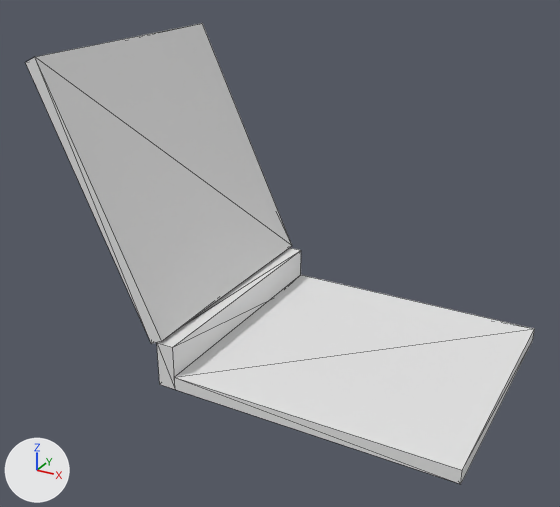
The glTF model src/web/poke-web/public/assets/3d/storage/binder_open.glb as it was, and as the next commit left it.
Before and after are seen from a camera (50 mm lens) standing at (0.43, -0.681, 0.449) and looking at (0.071, -0.027, 0.122). Every picture has the same lights, and +X, +Y and +Z are marked at lower left. The first picture is the older version. Mesh edges are drawn as thin lines. Vertices at exactly the same position are counted once.

In view in the first picture: 'PK_binder_open'.
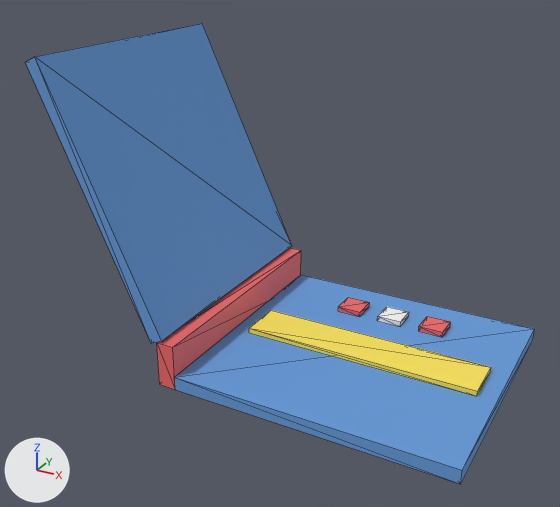
What changed in the scene script:
```text
Add mat_pk_binderwhite:
    mat_pk_binderwhite = principled_material('PK_BinderWhite')
    mat_pk_binderwhite.base_color = (0.92, 0.92, 0.92)  # white #f6f6f6
    mat_pk_binderwhite.roughness = 0.6
Add mat_pk_binderred:
    mat_pk_binderred = principled_material('PK_BinderRed')
    mat_pk_binderred.base_color = (0.85, 0.14, 0.14)  # red #ed6969
    mat_pk_binderred.roughness = 0.6
Add mat_pk_binderyellow:
    mat_pk_binderyellow = principled_material('PK_BinderYellow')
    mat_pk_binderyellow.base_color = (0.98, 0.78, 0.1)  # yellow #fde559
    mat_pk_binderyellow.roughness = 0.6
Add mat_pk_binderblue:
    mat_pk_binderblue = principled_material('PK_BinderBlue')
    mat_pk_binderblue.base_color = (0.13, 0.32, 0.68)  # blue #6599d7
    mat_pk_binderblue.roughness = 0.85
Change me_bo_spine_mesh:
    used by ob_pk_binder_open; location = (0.0, 0.0, 0.025)
    remove me_bo_spine_mesh.from_pydata(...)  # 24 vertices, 36 faces; spans x -0.144..0.31, y -0.14..0.14, z -0.025..0.3
    add me_bo_spine_mesh.from_pydata(...)  # 56 vertices, 84 faces; spans x -0.144..0.31, y -0.14..0.14, z -0.025..0.3
    me_bo_spine_mesh part 1: a new loose piece, a box spanning x 0.096..0.124, y 0.071..0.099, z -0.01..-0.004, in mat_pk_binderred (red #ed6969)
    me_bo_spine_mesh part 2: a new loose piece, a box spanning x 0.196..0.224, y 0.071..0.099, z -0.01..-0.004, in mat_pk_binderred (red #ed6969)
    me_bo_spine_mesh part 3: a new loose piece, a box spanning x 0.03..0.29, y -0.025..0.025, z -0.01..-0.004, in mat_pk_binderyellow (yellow #fde559)
    me_bo_spine_mesh part 4: a new loose piece, a box spanning x 0.146..0.174, y 0.071..0.099, z -0.01..-0.004, in mat_pk_binderwhite (white #f6f6f6)
    me_bo_spine_mesh part 5: 12 faces spanning x -0.01..0.01, y -0.14..0.14, z -0.025..0.025 switch from mat_pk_binder (white #e7e7e7) to mat_pk_binderred (red #ed6969)
    me_bo_spine_mesh part 6: 24 faces spanning x -0.144..0.31, y -0.14..0.14, z -0.025..0.3 switch from mat_pk_binder (white #e7e7e7) to mat_pk_binderblue (blue #6599d7)
    add me_bo_spine_mesh.materials.append(mat_pk_binderyellow)  # yellow #fde559
    add me_bo_spine_mesh.materials.append(mat_pk_binderwhite)  # white #f6f6f6
```

Changed parts and their boxes (x1, y1, x2, y2) in the pictures (560 x 507 px):
part 1 of me_bo_spine_mesh, added: after (338, 297, 370, 316)
part 2 of me_bo_spine_mesh, added (red): after (419, 316, 451, 337)
part 3 of me_bo_spine_mesh, added (yellow): after (249, 310, 491, 396)
part 4 of me_bo_spine_mesh, added: after (377, 307, 409, 326)
part 5 of me_bo_spine_mesh, recoloured (white to red): (157, 248, 301, 389) in both
part 6 of me_bo_spine_mesh, recoloured (white to blue): (25, 23, 535, 484) in both
